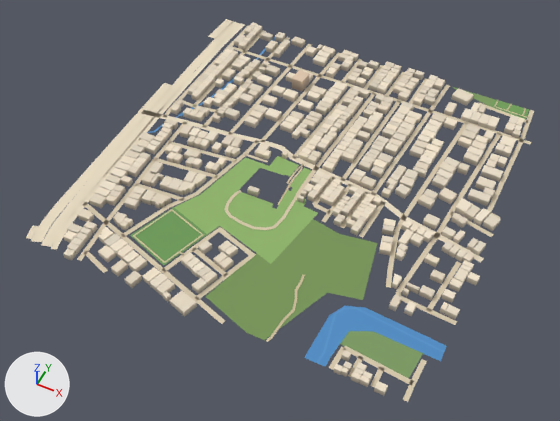
What one commit did to the glTF model public/assets/bengaluru-region-v1/tiles/t-17_-4-l0.glb.
Camera for both pictures: a camera (50 mm lens) standing at (-7960.0, -2398.0, 717.0) and looking at (-8258.0, -1802.0, -27.0). Lighting does not change. The marker at lower left points along +X, +Y and +Z. The older version comes first. Vertices at exactly the same position are counted once.

In view in the first picture: 'building', 'ground', 'water'.
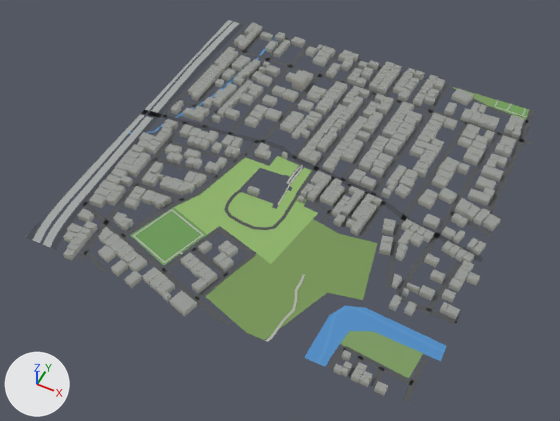
Where the change shows, as pixel boxes [x1, y1, x2, y2] in the pictures (560 x 421 px; the box of a moved part takes in the faces that stretch with it):
'ground', reshaped
    before: [26, 19, 534, 402]
    after: [26, 20, 534, 402]
part 1 of me_building, recoloured (darker)
    both: [63, 22, 524, 395]
part 2 of me_ground, moved or reshaped
    before: [150, 66, 197, 113]
    after: [145, 65, 189, 111]
part 3 of me_ground, added
    after: [151, 66, 196, 113]
part 4 of me_ground, rebuilt
    before: [41, 116, 154, 247]
    after: [43, 116, 153, 248]
part 5 of me_ground, added
    after: [33, 114, 144, 243]
part 6 of me_ground, deleted
    before: [142, 83, 172, 111]
part 7 of me_ground, moved or reshaped
    before: [26, 113, 501, 324]
    after: [26, 211, 500, 370]
part 8 of me_ground, moved or reshaped
    before: [189, 19, 450, 110]
    after: [187, 20, 450, 110]
part 9 of me_ground, moved or reshaped
    both: [277, 165, 331, 213]
part 10 of me_ground, moved or reshaped
    before: [526, 110, 534, 122]
    after: [526, 110, 534, 123]
part 11 of me_ground, recoloured
    both: [31, 24, 530, 386]

Edits to the bpy script that builds the scene:
```text
Change me_building:
    used by ob_building; location = (-8500.0, -2000.0, 0.0)
    remove me_building.from_pydata(...)  # 4606 vertices, 5791 faces; spans x 29.0..505.0, y -12.0..504.0, z 0.0..18.0
    add me_building.from_pydata(...)  # 4606 vertices, 6964 faces; spans x 29.0..505.0, y -12.0..504.0, z 0.0..18.0
    me_building part 1: 5791 kept faces spanning x 29.0..505.0, y -12.0..504.0, z 0.0..18.0 get new vertex colours
Change me_ground:
    used by ob_ground; location = (-8500.0, -2000.0, 0.0)
    remove me_ground.from_pydata(...)  # 1000 vertices, 887 faces; spans x -7.0..501.0, y -3.0..500.0, z 1.0
    add me_ground.from_pydata(...)  # 1034 vertices, 917 faces; spans x 0.0..500.0, y 0.0..500.0, z 1.0
    me_ground part 2: the loose piece of 8 vertices spanning x 5.0..22.0, y 261.0..372.0, z 1.0 is scaled about its middle by (0.378, 1.01, 1), then moved by (-11.0, -1.0, 0.0)
    me_ground part 3: the loose piece of 8 vertices spanning x 5.0..22.0, y 261.0..372.0, z 1.0 is copied, and the copy is scaled about its middle by (0.74, 1, 1); it spans x 7.0..20.0, y 261.0..372.0, z 1.0
    me_ground part 4: the loose piece of 20 vertices spanning x 8.0..38.0, y -2.0..249.0, z 1.0 is rebuilt with 22 vertices and now spans x 10.0..37.0, y 0.0..249.0, z 1.0
    me_ground part 5: a new loose piece of 23 vertices spanning x 0.0..22.0, y 0.0..249.0, z 1.0, in mat_ground
    me_ground part 6: the loose piece of 6 vertices spanning x -7.0..8.0, y 260.0..322.0, z 1.0 is deleted
    me_ground part 7: 11 vertices moved from x -3.0..499.0, y -3.0..280.0, z 1.0 to x 0.0..500.0, y 0.0..286.0, z 1.0; 41 vertices removed from x -5.0..501.0, y -2.0..286.0, z 1.0; 32 vertices added at x 0.0..500.0, y 0.0..280.0, z 1.0
    me_ground part 8: 5 vertices moved from x 20.0..66.0, y 469.0..500.0, z 1.0 to x 0.0..66.0, y 472.0..500.0, z 1.0; 31 vertices removed from x -7.0..363.0, y 372.0..500.0, z 1.0; 47 vertices added at x 0.0..365.0, y 372.0..500.0, z 1.0
    me_ground part 9: 5 vertices moved within x 244.0..291.0, y 199.0..257.0, z 1.0; 1 vertex removed from x 245.0, y 257.0, z 1.0; 1 vertex added at x 245.0, y 256.0, z 1.0
    me_ground part 10: 3 vertices removed from x 482.0..488.0, y 482.0..500.0, z 1.0; 3 vertices added at x 481.0..489.0, y 481.0..500.0, z 1.0
    me_ground part 11: 495 kept faces spanning x 0.0..500.0, y 0.0..500.0, z 1.0 get new vertex colours; the middle colour goes from beige #d7c9ae to dark grey #535556
    other edits to the shape of me_ground do not show in these pictures
```
